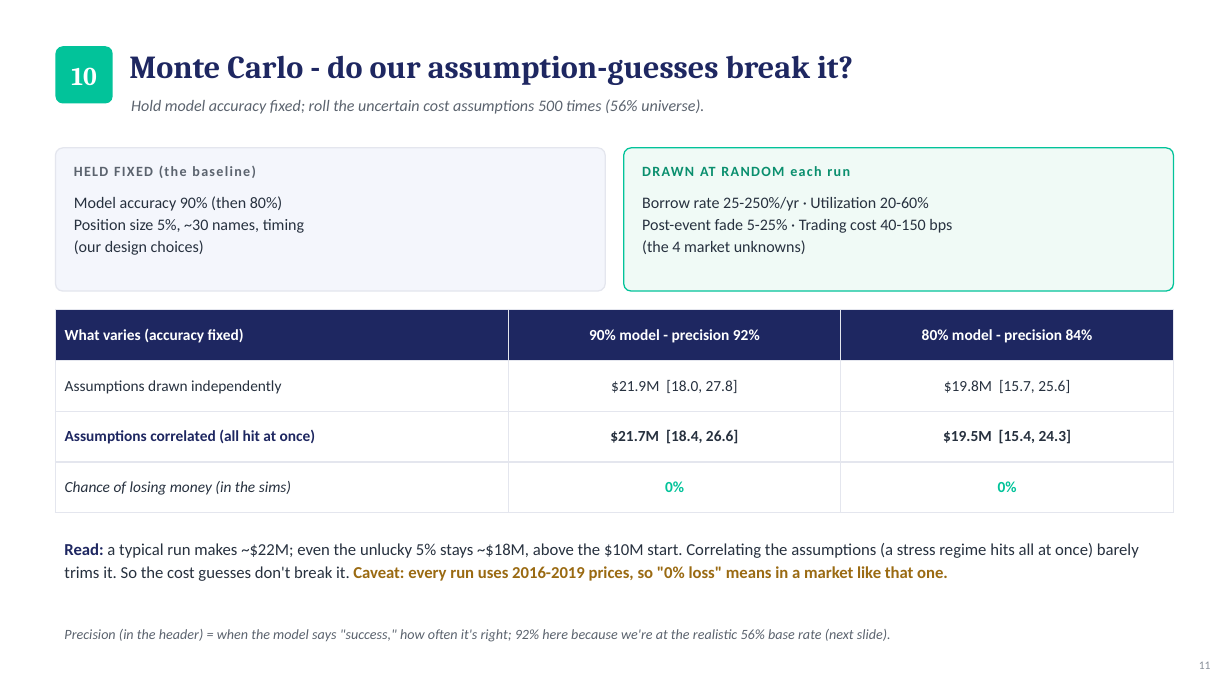
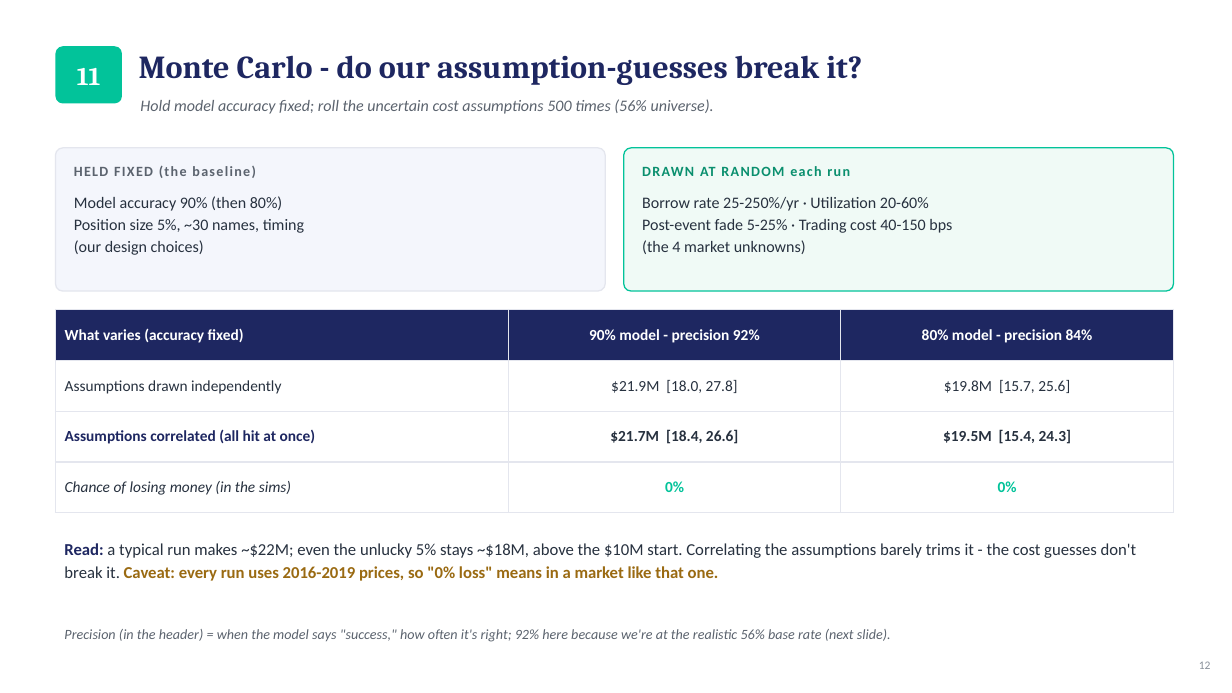
Before and after one commit to zenotheboi/hedgefund-analysis, a slide deck: slide 12 of reports/Biotech_Catalyst_Strategy_Deck.pptx (slide 11 before the commit). Drawn at 1232x693 pixels with LibreOffice and Linux fonts; fonts in the diff are those of the drawing. Boxes give left, top, right and bottom in pixels: in the first picture for what was removed or moved away, otherwise in the second. Text is boxed around its words. In the diff, an @@ line names an element or a change of style, - is before the commit and + after.

```diff
--- a/reports/Biotech_Catalyst_Strategy_Deck.pptx
+++ b/reports/Biotech_Catalyst_Strategy_Deck.pptx
@@ rounded rectangle "11": place and size @@
-rounded rectangle "11" at <box>55,46,113,104</box>
+rounded rectangle "11" at <box>55,46,122,104</box>
@@ text "Monte Carlo - do our ...": place and size @@
-text "Monte Carlo - do our ..." at <box>129,55,853,85</box>
+text "Monte Carlo - do our ..." at <box>139,55,862,85</box>
@@ text in rounded rectangle at <box>77,68,101,85</box>: text changed @@
-10
+11
@@ text "Hold model accuracy fixed; roll ...": place and size @@
-text "Hold model accuracy fixed; roll ..." at <box>131,99,704,114</box>
+text "Hold model accuracy fixed; roll ..." at <box>140,99,714,114</box>
@@ text at <box>64,543,1137,581</box>: text changed @@
-Read: a typical run makes ~$22M; even the unlucky 5% stays ~$18M, above the $10M start. Correlating the assumptions (a stress regime hits all at once) barely trims it. So the cost guesses don't break it. Caveat: every run uses 2016-2019 prices, so "0% loss" means in a market like that one.
+Read: a typical run makes ~$22M; even the unlucky 5% stays ~$18M, above the $10M start. Correlating the assumptions barely trims it - the cost guesses don't break it. Caveat: every run uses 2016-2019 prices, so "0% loss" means in a market like that one.
@@ text at <box>1199,661,1211,669</box>: text changed @@
-11
+12
```
Also in this commit, not shown: 13 other slides changed, 5 slides added, 3 other files.
